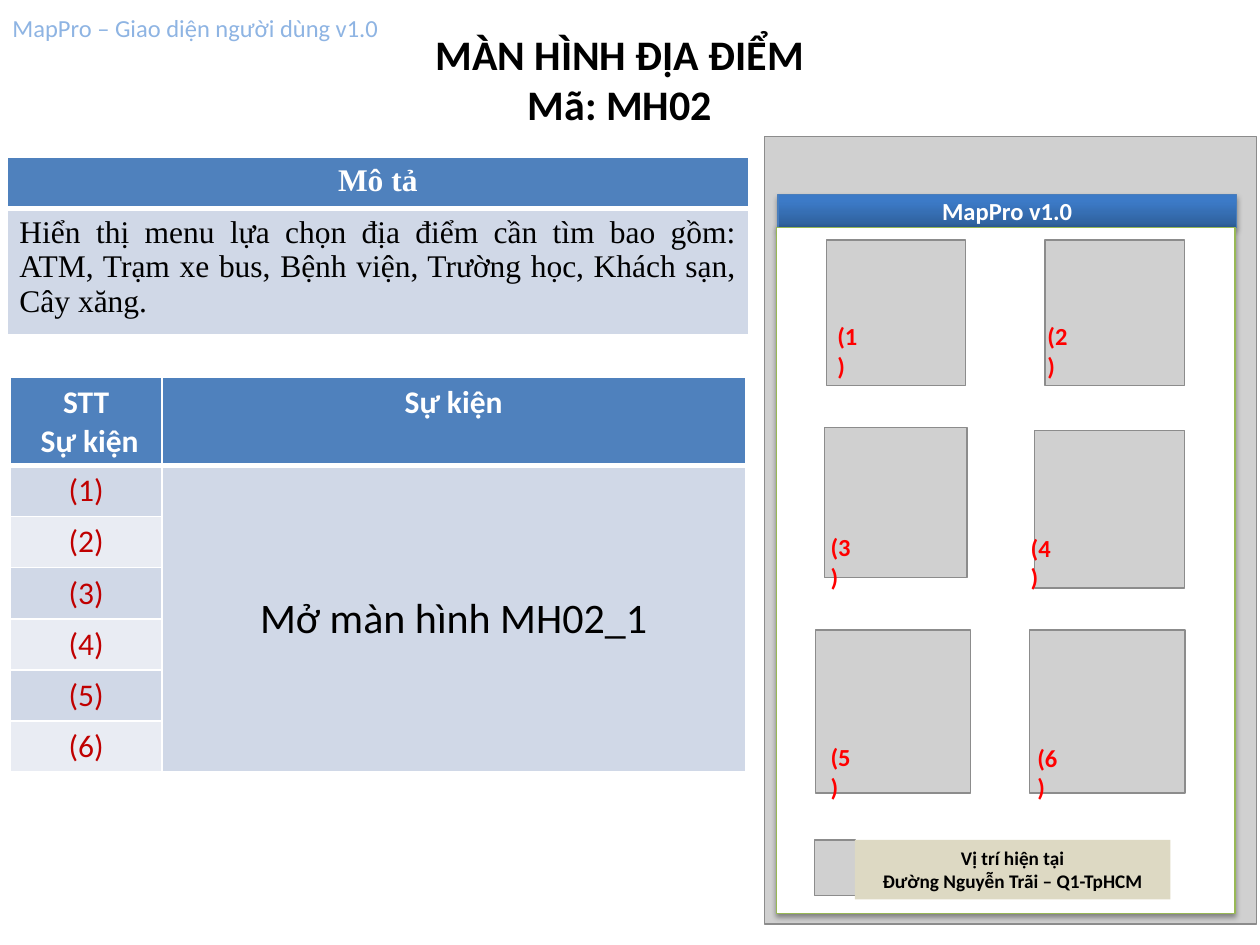
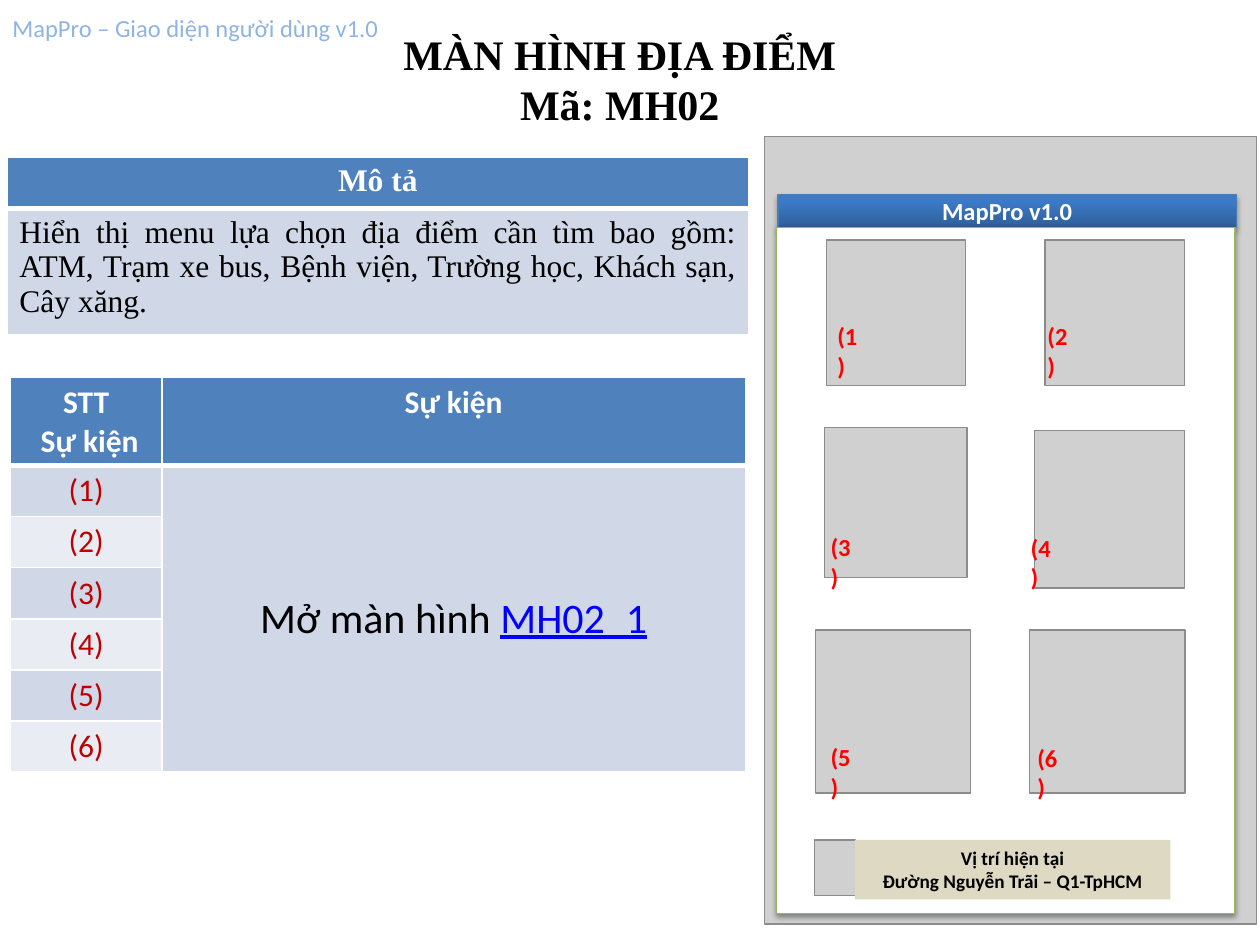
Before and after one commit to hungdien/google-map-api-and-map-on-android, a slide deck: slide 4 of Design/User Interface Design.pptx. Drawn at 1260x945 pixels with LibreOffice and Linux fonts; fonts in the diff are those of the drawing; grey boxes stand for pictures. Boxes give left, top, right and bottom in pixels: in the first picture for what was removed or moved away, otherwise in the second. Text is boxed around its words. In the diff, an @@ line names an element or a change of style, - is before the commit and + after.

```diff
--- a/Design/User Interface Design.pptx
+++ b/Design/User Interface Design.pptx
@@ text "MÀN HÌNH ĐỊA ĐIỂM" at [403,37,836,121]: font Calibri to Times New Roman @@
@@ table at [10,377,745,771] @@
@@ text colour #000000 to #0000FF, underline on in "MH02_1" @@
```
Also in this commit, not shown: 10 other slides changed.
